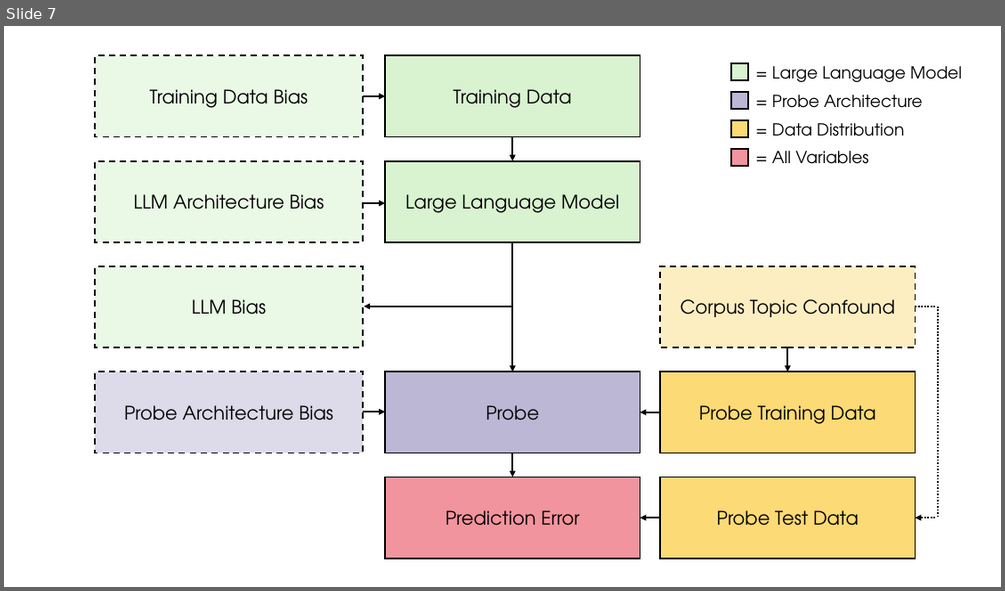
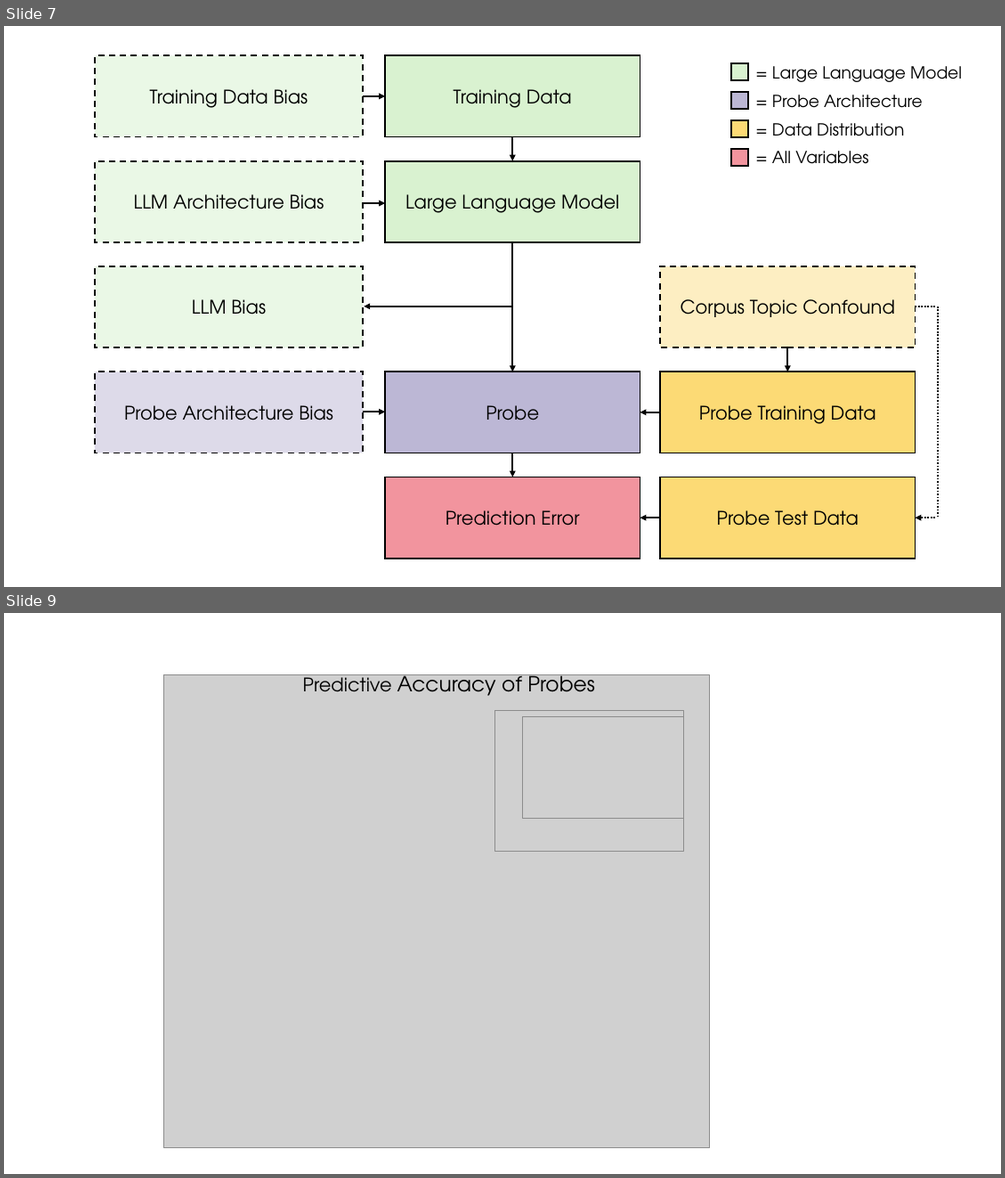
Before and after one commit to INTERACT-LLM/proficiency-probing, a slide deck: src/plots/Plots_Design.pptx. Shown one above the other, each under a label of ours: slide 7 before the commit, slides 7 and 9 after it; the slides between them are not shown. The pictures are 1005x591 and 1005x1178 pixels, drawn with LibreOffice and Linux fonts; fonts in the diff are those of the drawing; grey boxes stand for pictures. Boxes give left, top, right and bottom in pixels: in the first picture for what was removed or moved away, otherwise in the second. Text is boxed around its words. In the diff, an @@ line names an element or a change of style, - is before the commit and + after.

```diff
--- a/src/plots/Plots_Design.pptx
+++ b/src/plots/Plots_Design.pptx
@@ slide 9 added at (4,613,1001,1174), background #FFFFFF @@
@@ picture added at (164,675,709,1148) @@
@@ text added at (303,670,595,696), 20 pt, text #000000 @@
+Predictive Accuracy of Probes
@@ picture added at (495,710,685,852) @@
@@ picture added at (522,717,684,818) @@
```
Also in this commit, not shown: 5 slides changed, 1 other slide added, 1 slide removed, 7 other files.
